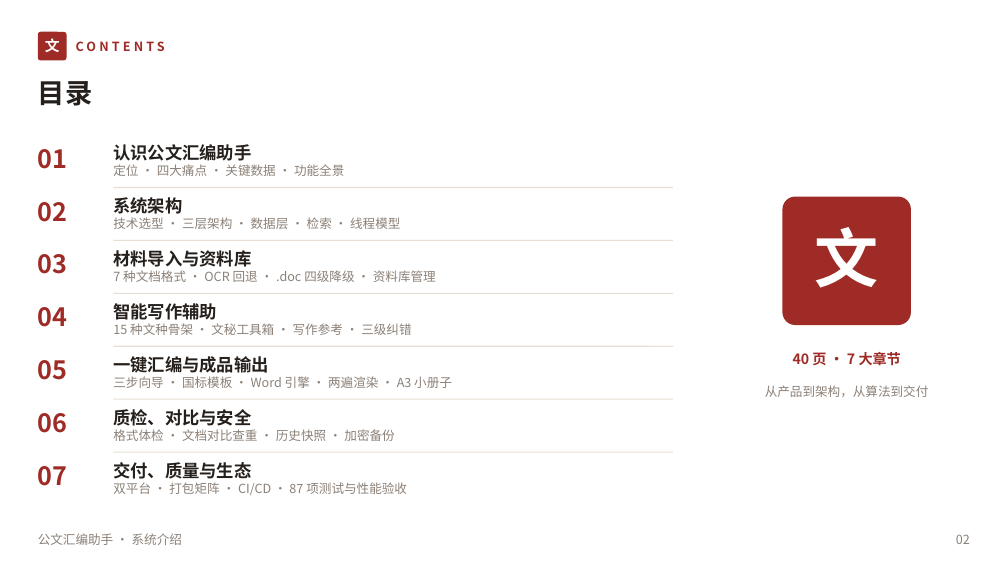
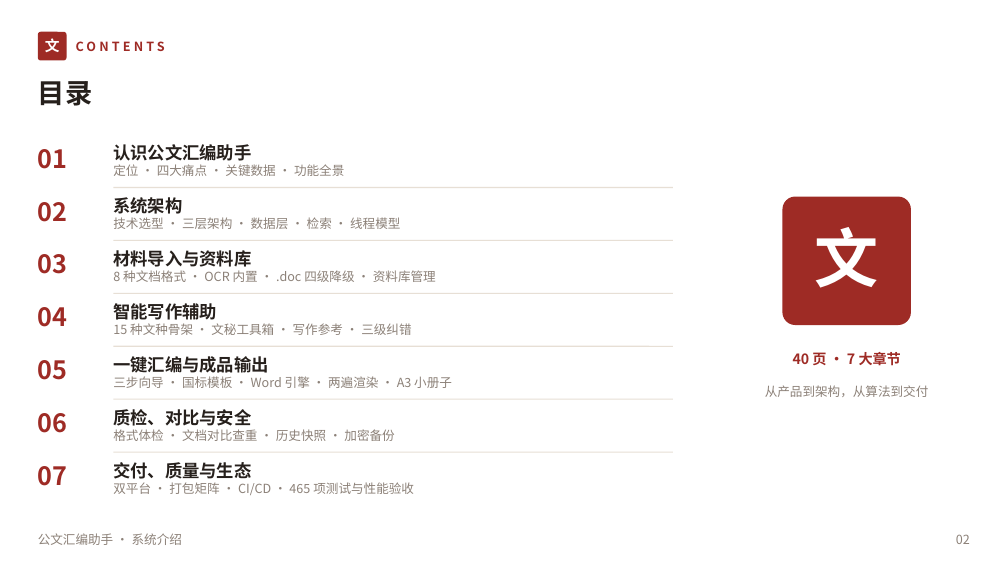
Before and after one commit to lzh745200/gwtool, a slide deck: slide 2 of 公文汇编助手-系统介绍.pptx. Drawn at 1008x567 pixels with LibreOffice and Linux fonts; fonts in the diff are those of the drawing. Boxes give left, top, right and bottom in pixels: in the first picture for what was removed or moved away, otherwise in the second. Text is boxed around its words. In the diff, an @@ line names an element or a change of style, - is before the commit and + after.

```diff
--- a/公文汇编助手-系统介绍.pptx
+++ b/公文汇编助手-系统介绍.pptx
@@ text at (113,270,436,282): text changed @@
-7 种文档格式 · OCR 回退 · .doc 四级降级 · 资料库管理
+8 种文档格式 · OCR 内置 · .doc 四级降级 · 资料库管理
@@ text at (113,482,414,495): text changed @@
-双平台 · 打包矩阵 · CI/CD · 87 项测试与性能验收
+双平台 · 打包矩阵 · CI/CD · 465 项测试与性能验收
```
Also in this commit, not shown: 15 other slides changed, 4 other files.
